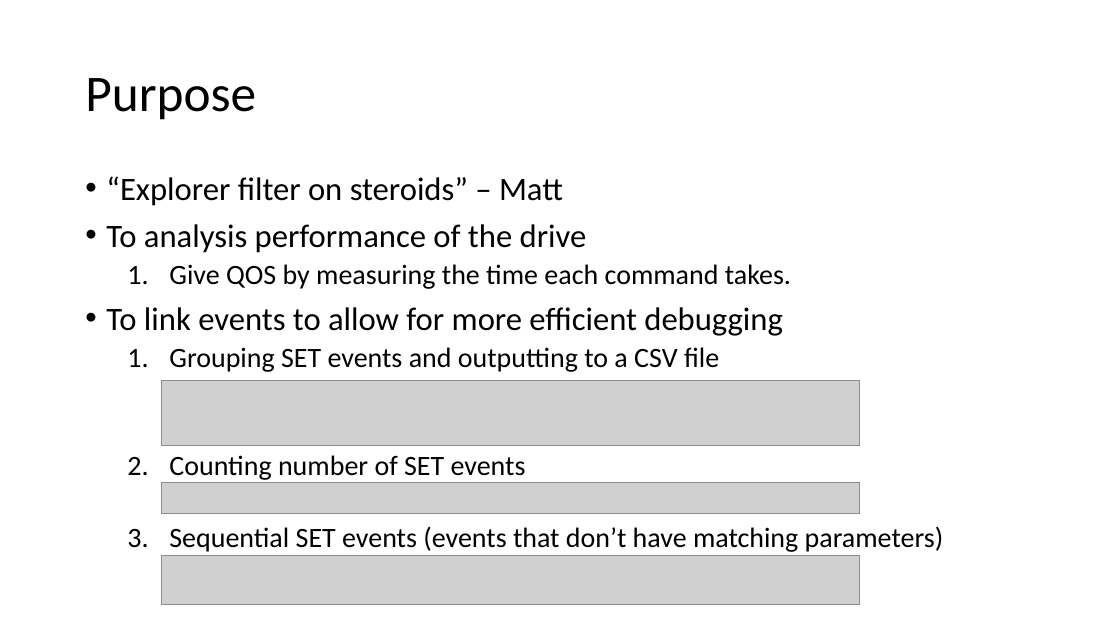
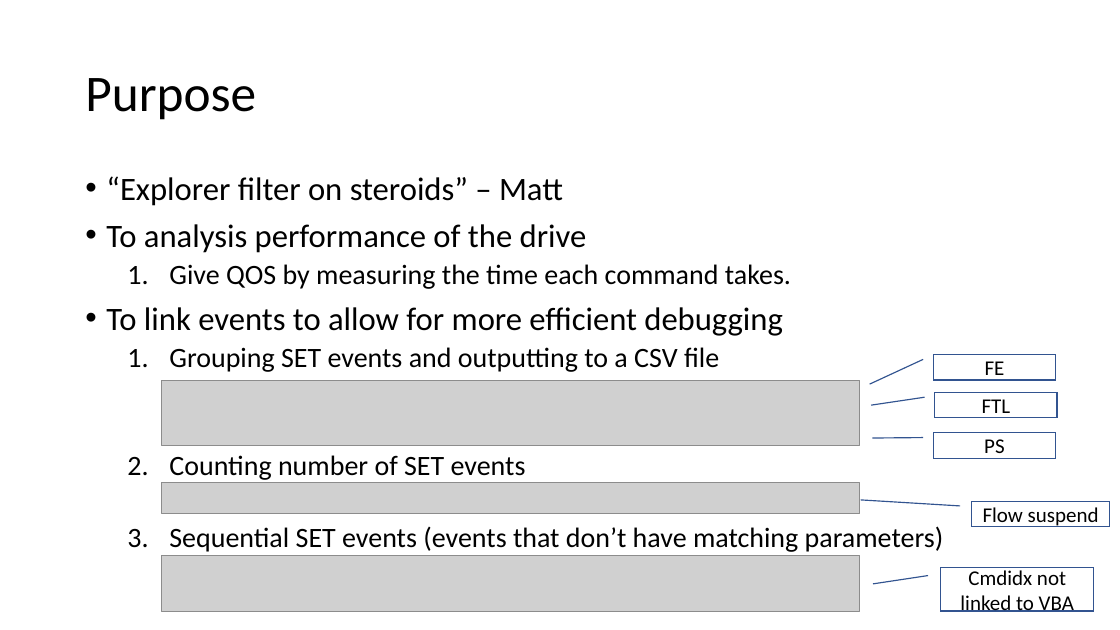
Before and after one commit to janlang1/Western-Digital, a slide deck: slide 3 of xPlorer Plugin Demo.pptx (slide 2 before the commit). Drawn at 1120x630 pixels with LibreOffice and Linux fonts; fonts in the diff are those of the drawing; grey boxes stand for pictures. Boxes give left, top, right and bottom in pixels: in the first picture for what was removed or moved away, otherwise in the second. Text is boxed around its words. In the diff, an @@ line names an element or a change of style, - is before the commit and + after.

```diff
--- a/xPlorer Plugin Demo.pptx
+++ b/xPlorer Plugin Demo.pptx
@@ border callout added at bbox=[933, 355, 1056, 380], fill #FFFFFF, outline #325491 1 pt, 18 pt, text #000000 @@
+FE
@@ border callout added at bbox=[935, 392, 1058, 418], fill #FFFFFF, outline #325491 1 pt, 18 pt, text #000000 @@
+FTL
@@ border callout added at bbox=[933, 433, 1056, 458], fill #FFFFFF, outline #325491 1 pt, 18 pt, text #000000 @@
+PS
@@ border callout added at bbox=[972, 502, 1110, 527], fill #FFFFFF, outline #325491 1 pt, 18 pt, text #000000 @@
+Flow suspend
@@ picture: place and size @@
-picture at bbox=[162, 555, 860, 605]
+picture at bbox=[162, 555, 860, 612]
@@ border callout added at bbox=[941, 568, 1094, 612], fill #FFFFFF, outline #325491 1 pt, 18 pt, text #000000 @@
+Cmdidx not linked to VBA
```
Also in this commit, not shown: 2 other slides changed, 13 slides added, 4 slides removed, 8 other files.
